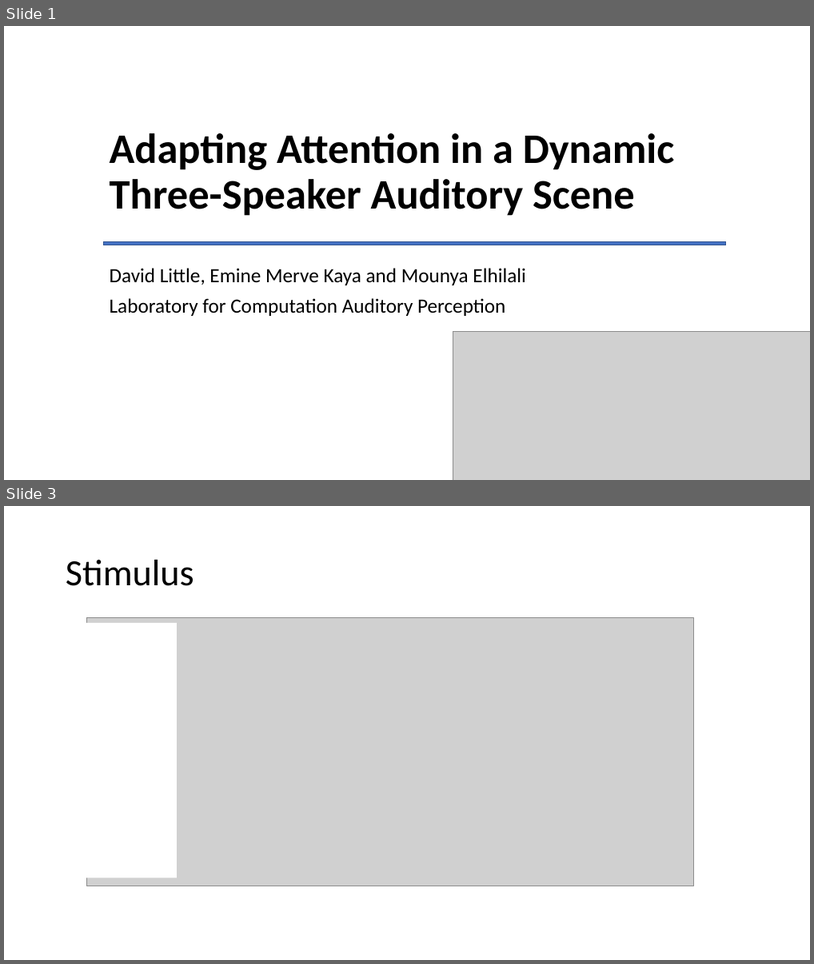
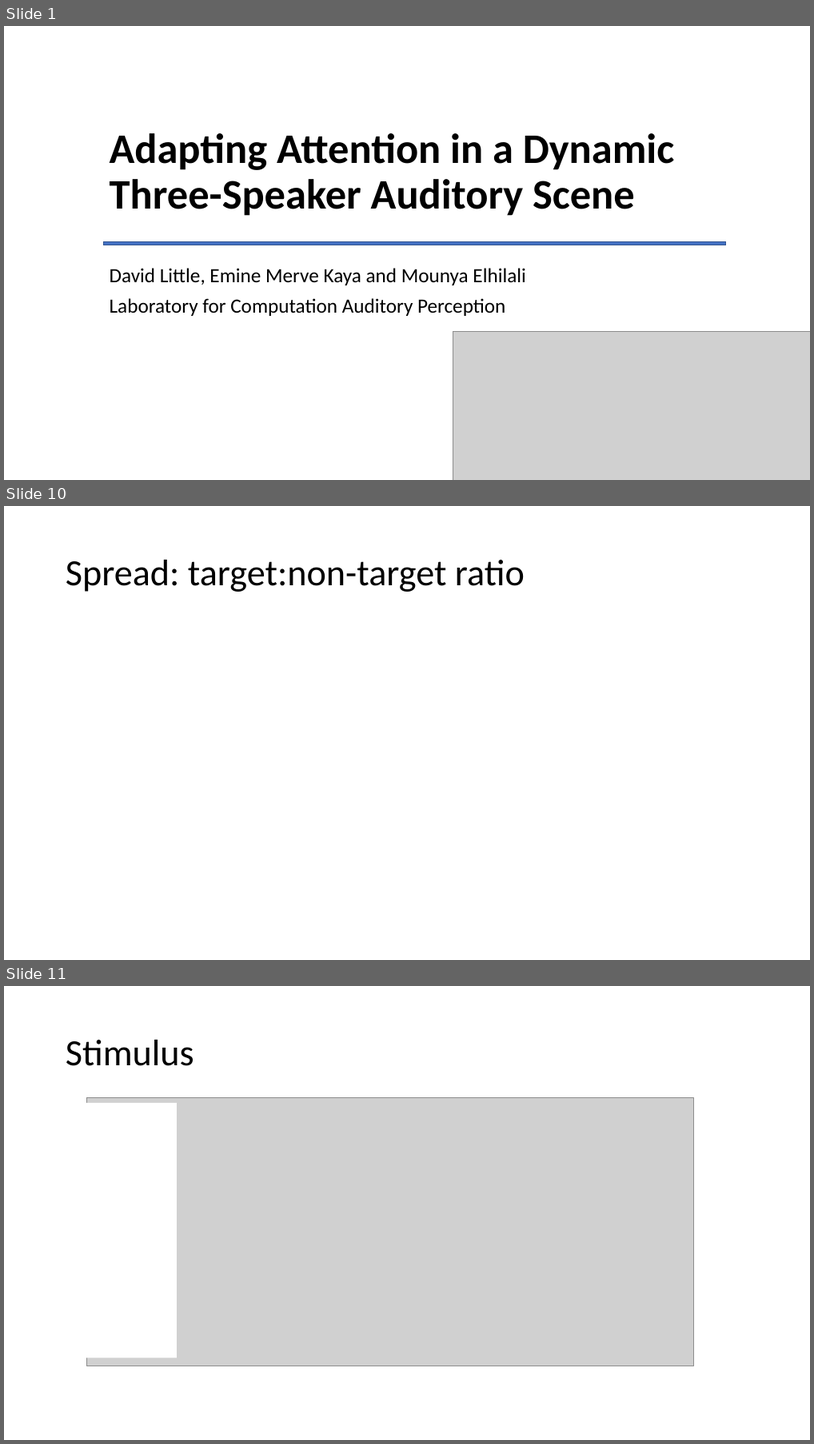
Before and after one commit to haberdashPI/german_track, a slide deck: presentations/ARO_2021/adapting_auditory_attention.pptx. Shown one above the other, each under a label of ours: slides 1 and 3 before the commit, slides 1, 10 and 11 after it; the slides between them are not shown. The pictures are 814x964 and 814x1444 pixels, drawn with LibreOffice and Linux fonts; fonts in the diff are those of the drawing; grey boxes stand for pictures. Boxes give left, top, right and bottom in pixels: in the first picture for what was removed or moved away, otherwise in the second. Text is boxed around its words. In the diff, an @@ line names an element or a change of style, - is before the commit and + after.

```diff
--- a/presentations/ARO_2021/adapting_auditory_attention.pptx
+++ b/presentations/ARO_2021/adapting_auditory_attention.pptx
@@ slide 10 added at (4, 506, 810, 960), background #FFFFFF @@
@@ title added at (66, 560, 525, 592), 44 pt, text #000000 @@
+Spread: target:non-target ratio
@@ what was slide 3 is now slide 11 @@
```
Also in this commit, not shown: 5 slides changed, 26 other slides added, 22 slides removed.
